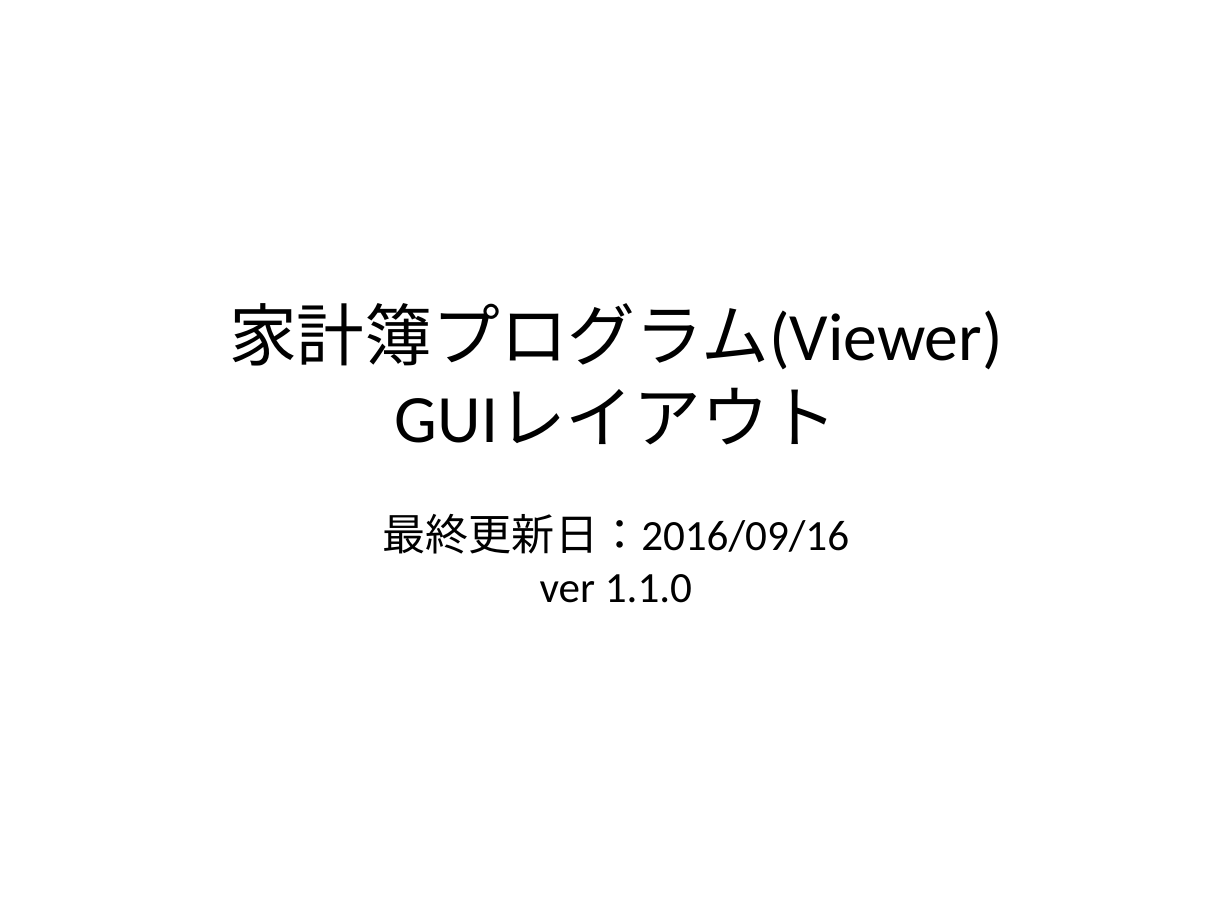
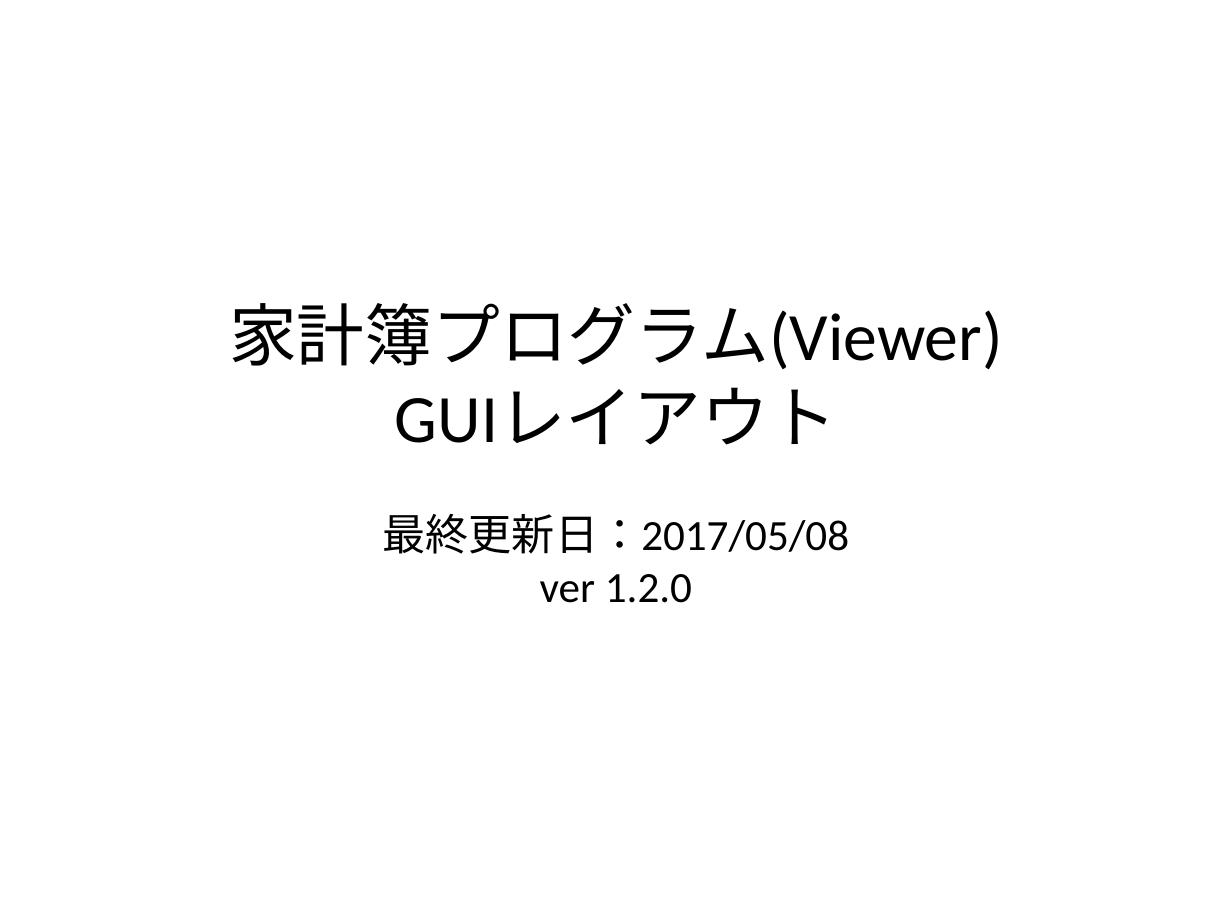
Before and after one commit to Leonis0813/chort, a slide deck: slide 1 of bin/zosma.pptx. Drawn at 1232x924 pixels with LibreOffice and Linux fonts; fonts in the diff are those of the drawing. Boxes give left, top, right and bottom in pixels: in the first picture for what was removed or moved away, otherwise in the second. Text is boxed around its words. In the diff, an @@ line names an element or a change of style, - is before the commit and + after.

```diff
--- a/bin/zosma.pptx
+++ b/bin/zosma.pptx
@@ title at <box>229,303,1003,603</box>: text changed @@
-家計簿プログラム(Viewer)
-GUIレイアウト
-最終更新日：2016/09/16
-ver 1.1.0
+家計簿プログラム(Viewer)
+GUIレイアウト
+最終更新日：2017/05/08
+ver 1.2.0
```
Also in this commit, not shown: 1 other slide changed, 1 other file.
